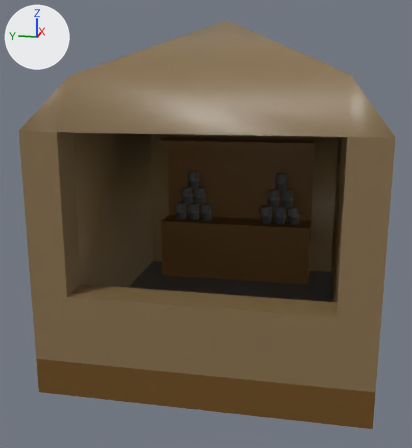
Two versions of the FBX model Android AR2/Assets/Prefabs/OldModels/BallThrow.fbx, one commit apart.
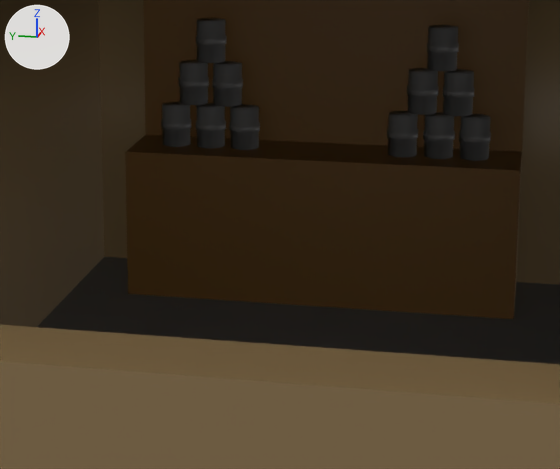
Each version is shown whole from a 50 mm lens placed at (-3.94, -0.65, 1.75), pointed at (-0.08, 0.13, 0.78), then close up on the part from 28% to 79% of the width and 37% to 76% of the height. Arrows for +X, +Y and +Z are at upper left; the lights stay in place. Where no turn or scale is listed for an object, it has been applied to the vertices.

The older version as bpy lines, for what is in view:
```python
me_cylinder_006 = bpy.data.meshes.new('Cylinder.006')
me_cylinder_006.from_pydata(...)  # 1152 vertices, 972 faces; spans x -0.047..0.047, y -0.047..0.265, z -0.063..0.331
me_cylinder_006.materials.append(mat_material)  # dark grey #616161
me_sphere = bpy.data.meshes.new('Sphere')
me_sphere.from_pydata(...)  # a UV sphere (32 segments, 16 rings, poles along z) spanning x -0.0447..0.0447, y -0.0447..0.0447, z -0.0447..0.0447
me_sphere_001 = bpy.data.meshes.new('Sphere.001')
me_sphere_001.from_pydata(...)  # a UV sphere (32 segments, 16 rings, poles along z) spanning x -0.0447..0.0447, y -0.0447..0.0447, z -0.0447..0.0447
ob_can_stack_001 = bpy.data.objects.new('Can Stack.001', me_cylinder_006)
ob_can_stack_001.location = (0.561, 0.251, 0.724)
ob_sphere = bpy.data.objects.new('Sphere', me_sphere)
ob_sphere.location = (0.86, -0.351, 0.575)
ob_sphere_001 = bpy.data.objects.new('Sphere.001', me_sphere_001)
ob_sphere_001.location = (0.86, 0.366, 0.575)
# also in view: 'Cube' at (0.0, 0.0, 1.02); 'Can Stack' at (0.56, -0.35, 0.86)
```
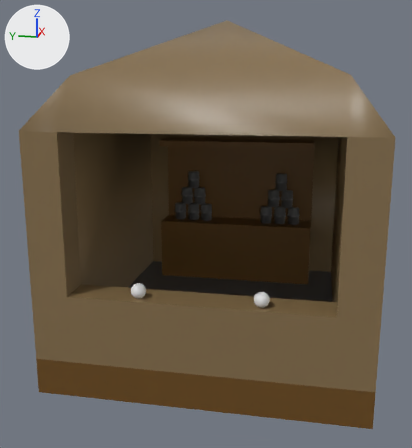
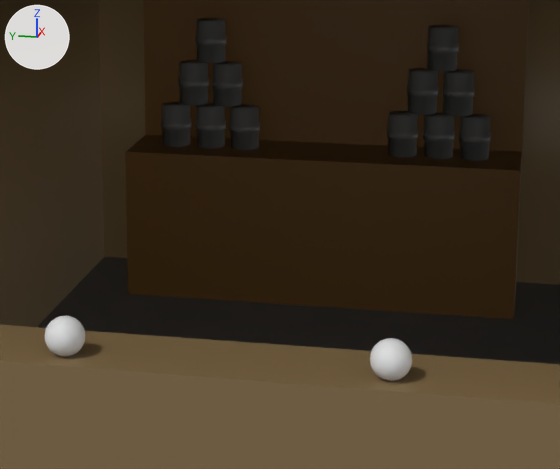
Where the newer file only moved an object's origin or applied its transform, the numbers keep the older frame.

The edits, one by one:
Object 'Sphere.001' (ob_sphere_001) moves from (0.86, 0.366, 0.575) to (-0.931, 0.356, 0.575).
Object 'Sphere' (ob_sphere) moves from (0.86, -0.351, 0.575) to (-0.931, -0.361, 0.575).

Changed parts and their boxes [x1, y1, x2, y2] in the close-ups (560 x 469 px):
'Sphere', moved (not visible before): after [370, 338, 412, 381]
'Sphere.001', moved (not visible before): after [45, 316, 85, 357]
'Can Stack.001', unchanged, covered by the edit: before [161, 18, 260, 150]; after [196, 18, 227, 63]
'Can Stack.006', unchanged, uncovered by the edit: after [212, 61, 243, 107]
'Can Stack.002', unchanged, uncovered by the edit: after [229, 104, 260, 150]
'Can Stack.005', unchanged, uncovered by the edit: after [178, 60, 209, 105]
